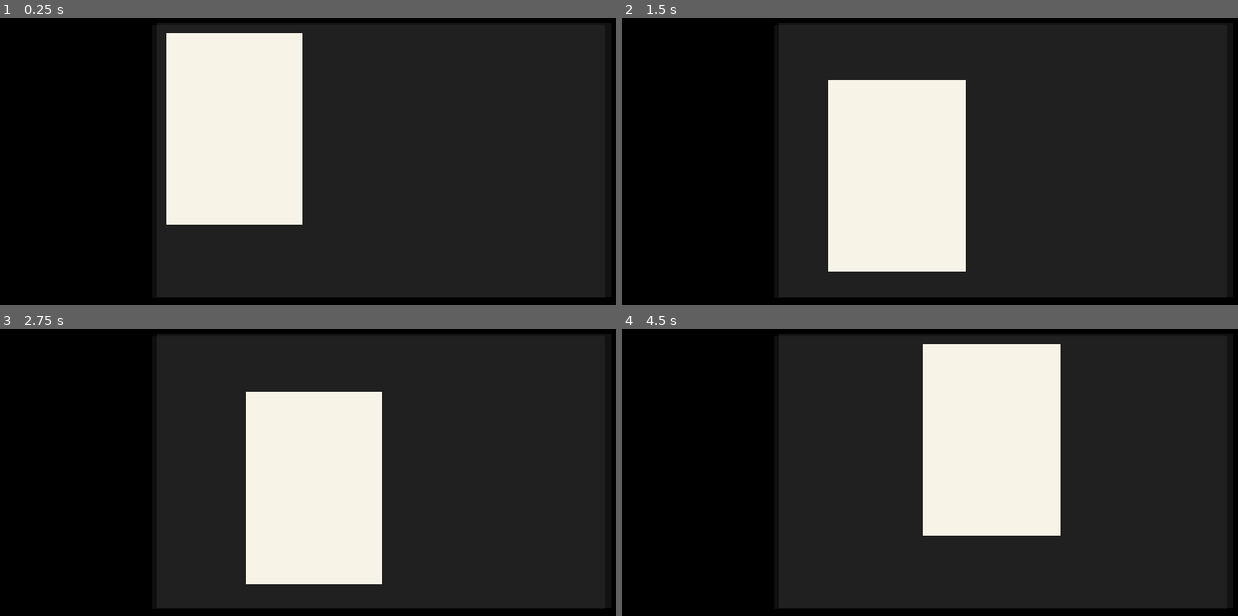
Above: before the commit, frames 1-4 (two rows, left to right).
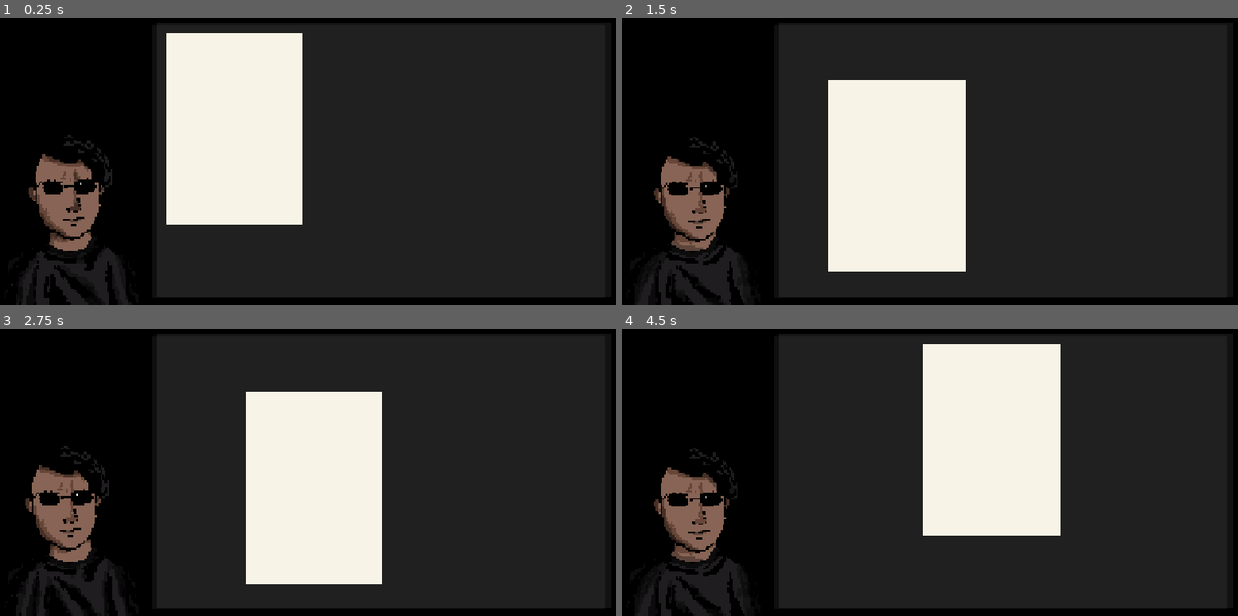
Above: after the commit, the same moments.

Repository: jyatch/bouncer-game
Game: Godot game, scene res://Scenes/Main.tscn
Two runs of this game, one before a commit and one after it. Both use one fixed random seed, a clock stepped at 60 frames per second and the inputs below. This scene is started directly instead of the project's main scene.
Inputs (mouse positions are in pixels of both pictures, inside the frame that each line leads up to):
- Up to frame 1 (0.25 s): no input
- Up to frame 2 (1.5 s): tap Enter at 0.5 s; move the mouse to (1059, 106) at 0.52 s; hold Up 0.53-1.28 s; tap Z at 0.6 s; click (1059, 106) at 0.67 s; tap Space at 0.77 s; move the mouse to (794, 144) at 1.27 s; hold Down from 1.28 s (still down); tap C at 1.35 s
- Up to frame 3 (2.75 s): tap Space at 1.52 s; move the mouse to (363, 357) at 2.02 s; release Down at 2.03 s; hold Up from 2.03 s (still down); tap Enter at 2.1 s
- Up to frame 4 (4.5 s): move the mouse to (886, 509) at 2.77 s; tap Keypad Enter at 2.85 s; click (886, 509) at 2.92 s; tap Space at 3.02, 3.77 s; move the mouse to (1108, 489) at 3.52 s; release Up at 3.53 s; hold Down from 3.53 s (still down); tap Z at 3.6 s; move the mouse to (726, 383) at 4.27 s; tap C at 4.35 s

The runs differ from the first frame. In frame 1, 3.9% of the frame differs, in the area x 1-21%, y 40-100%; in frame 2, 4.0%, in the area x 2-20%, y 41-100%; in frame 3, 3.7%; in frame 4, 4.0%.

Commit message:
bouncer things
made jake and aakash

Diff:
--- a/Scenes/Main.tscn
+++ b/Scenes/Main.tscn
@@ -1,8 +1,54 @@
 [gd_scene format=3 uid="uid://co7sa2h6u5raj"]
 
+[ext_resource type="Script" uid="uid://0kick23rfihm" path="res://Scenes/main.gd" id="1_kln2b"]
 [ext_resource type="PackedScene" uid="uid://cpyxh3r4e84fb" path="res://Scenes/paper.tscn" id="1_r150o"]
+[ext_resource type="Texture2D" uid="uid://ewsjptiyfmt2" path="res://Images/aakash-sprite.png" id="2_idj7w"]
 
-[node name="Node2D" type="Node2D" unique_id=1064176562]
+[sub_resource type="AtlasTexture" id="AtlasTexture_kln2b"]
+atlas = ExtResource("2_idj7w")
+region = Rect2(0, 0, 100, 100)
+
+[sub_resource type="AtlasTexture" id="AtlasTexture_rgh2o"]
+atlas = ExtResource("2_idj7w")
+region = Rect2(100, 0, 100, 100)
+
+[sub_resource type="AtlasTexture" id="AtlasTexture_pbw6q"]
+atlas = ExtResource("2_idj7w")
+region = Rect2(200, 0, 100, 100)
+
+[sub_resource type="AtlasTexture" id="AtlasTexture_v1gob"]
+atlas = ExtResource("2_idj7w")
+region = Rect2(300, 0, 100, 100)
+
+[sub_resource type="AtlasTexture" id="AtlasTexture_jw32o"]
+atlas = ExtResource("2_idj7w")
+region = Rect2(400, 0, 100, 100)
+
+[sub_resource type="SpriteFrames" id="SpriteFrames_yd04n"]
+animations = [{
+"frames": [{
+"duration": 1.0,
+"texture": SubResource("AtlasTexture_kln2b")
+}, {
+"duration": 1.0,
+"texture": SubResource("AtlasTexture_rgh2o")
+}, {
+"duration": 1.0,
+"texture": SubResource("AtlasTexture_pbw6q")
+}, {
+"duration": 1.0,
+"texture": SubResource("AtlasTexture_v1gob")
+}, {
+"duration": 1.0,
+"texture": SubResource("AtlasTexture_jw32o")
+}],
+"loop": 1,
+"name": &"Aakash",
+"speed": 5.0
+}]
+
+[node name="Main" type="Node2D" unique_id=1064176562]
+script = ExtResource("1_kln2b")
 
 [node name="Panel" type="Panel" parent="." unique_id=1806718338]
 offset_left = 313.0
@@ -33,3 +79,10 @@
 offset_bottom = 347.0
 bounce_box = NodePath("../TransBox")
 bouncing = true
+
+[node name="Bouncer" type="AnimatedSprite2D" parent="." unique_id=348846333]
+position = Vector2(157, 489)
+scale = Vector2(3.1, 3.24)
+sprite_frames = SubResource("SpriteFrames_yd04n")
+animation = &"Aakash"
+frame_progress = 0.3651957
--- /dev/null
+++ b/Scenes/main.gd
@@ -0,0 +1,12 @@
+extends Node2D
+
+
+# Called when the node enters the scene tree for the first time.
+func _ready() -> void:
+	$Bouncer.play("Aakash")
+	pass # Replace with function body.
+
+
+# Called every frame. 'delta' is the elapsed time since the previous frame.
+func _process(delta: float) -> void:
+	pass
Binary file added: Images/aakash-sprite.png
Not shown, added: Images/aakash-sprite.png.import
Binary file added: Images/jake-sprite.png
Not shown, added: Images/jake-sprite.png.import
Not shown, added: Scenes/main.gd.uid
